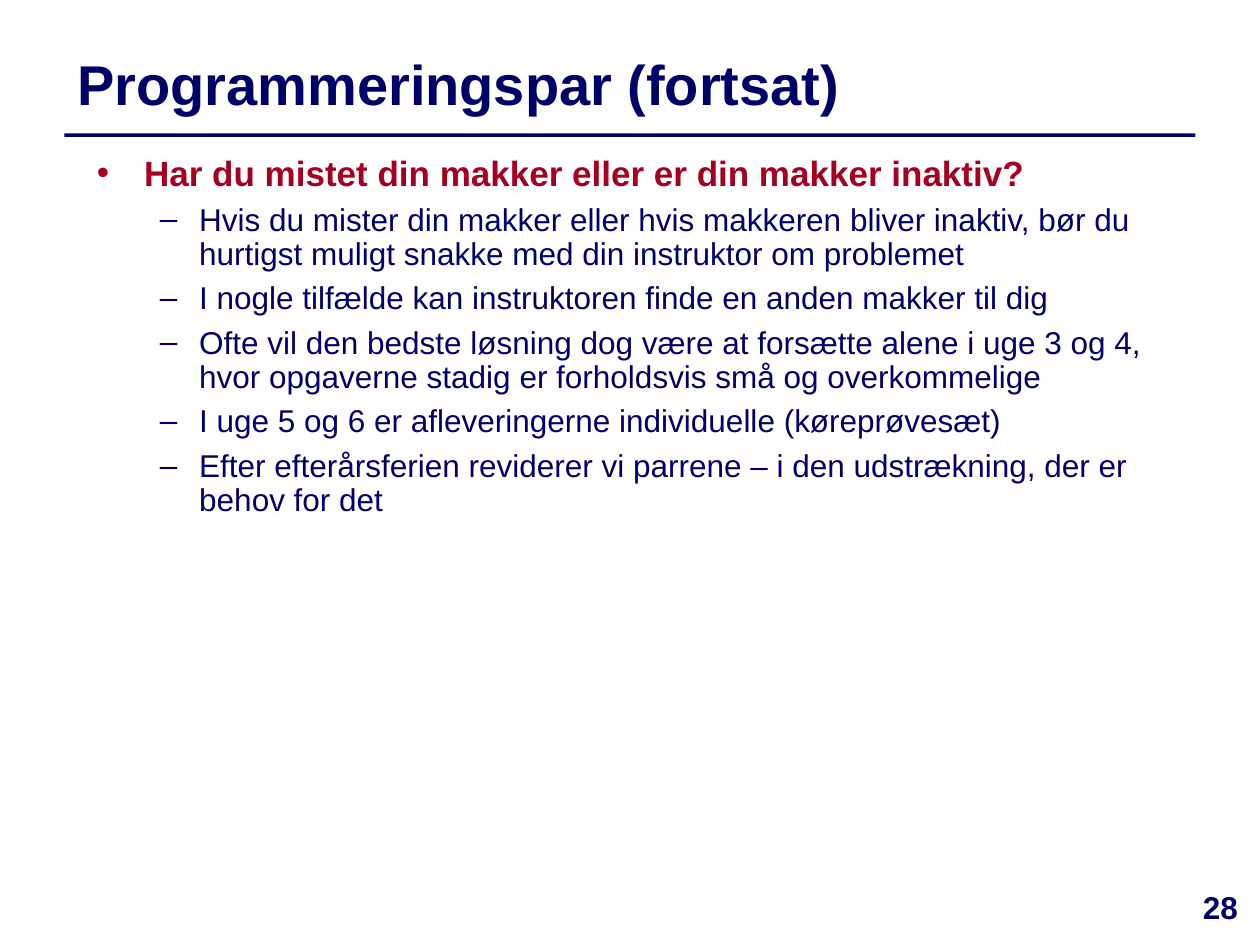
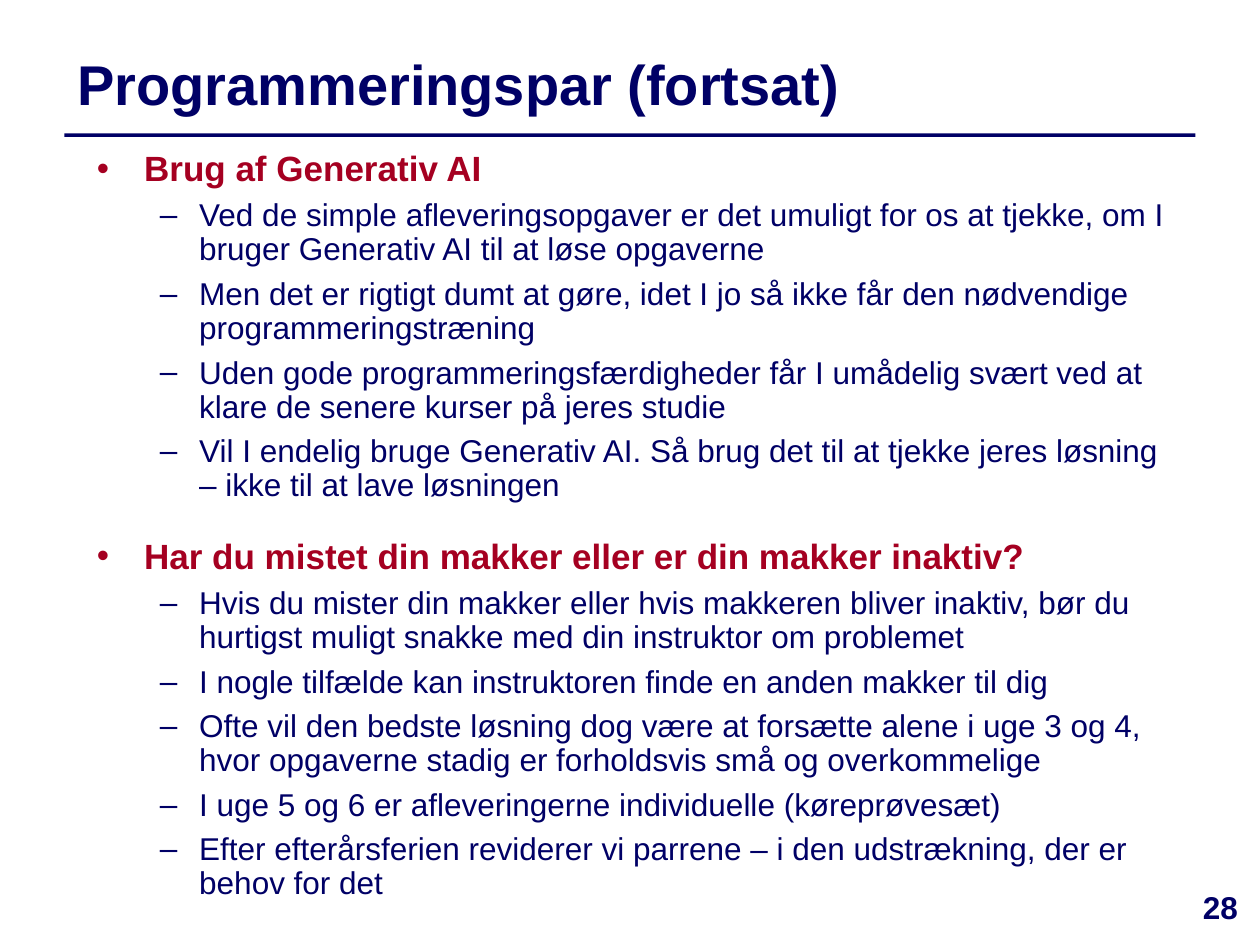
Before and after one commit to IntProgAU/Materiale, a slide deck: slide 28 of web/e25/uge_3a/Slides-Uge3-Mandag.pptx. Drawn at 1260x945 pixels with LibreOffice and Linux fonts; fonts in the diff are those of the drawing. Boxes give left, top, right and bottom in pixels: in the first picture for what was removed or moved away, otherwise in the second. Text is boxed around its words. In the diff, an @@ line names an element or a change of style, - is before the commit and + after.

```diff
--- a/web/e25/uge_3a/Slides-Uge3-Mandag.pptx
+++ b/web/e25/uge_3a/Slides-Uge3-Mandag.pptx
@@ text at <box>144,155,1164,502</box>: paragraphs added @@
+  • Brug af Generativ AI
+  – Ved de simple afleveringsopgaver er det umuligt for os at tjekke, om I bruger Generativ AI til at løse opgaverne
+  – Men det er rigtigt dumt at gøre, idet I jo så ikke får den nødvendige programmeringstræning
+  – Uden gode programmeringsfærdigheder får I umådelig svært ved at klare de senere kurser på jeres studie
+  – Vil I endelig bruge Generativ AI. Så brug det til at tjekke jeres løsning – ikke til at lave løsningen
@@ text at <box>144,543,1023,570</box>: more space between paragraphs @@
```
Also in this commit, not shown: 3 other files.
